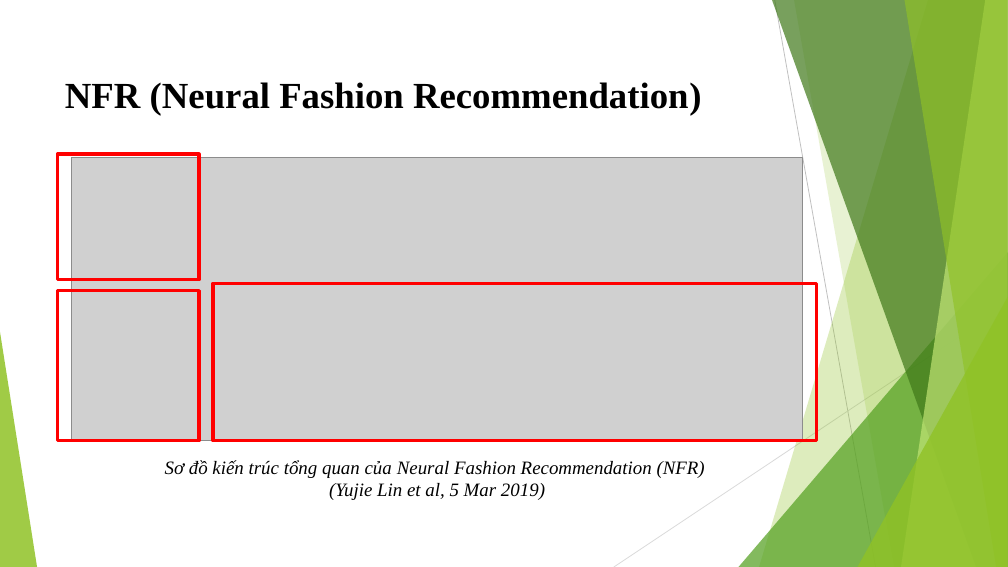
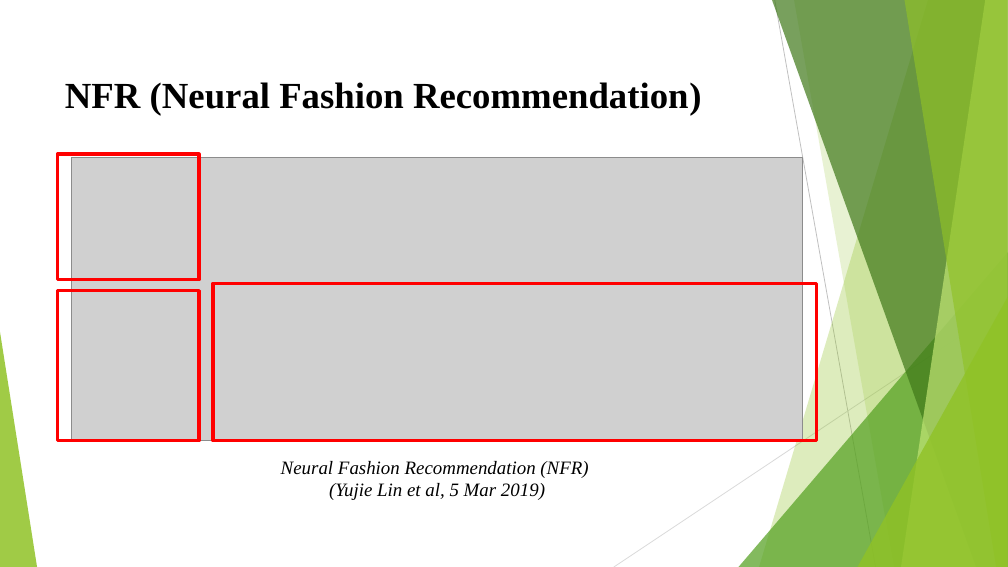
Before and after one commit to trungpham2701/KLTN-CommentGenerationForOutfit, a slide deck: slide 7 of BaoCaoKLTN.pptx. Drawn at 1008x567 pixels with LibreOffice and Linux fonts; fonts in the diff are those of the drawing; grey boxes stand for pictures. Boxes give left, top, right and bottom in pixels: in the first picture for what was removed or moved away, otherwise in the second. Text is boxed around its words. In the diff, an @@ line names an element or a change of style, - is before the commit and + after.

```diff
--- a/BaoCaoKLTN.pptx
+++ b/BaoCaoKLTN.pptx
@@ text "Neural Fashion Recommendation (NFR)": place and size @@
-text "Neural Fashion Recommendation (NFR)" at <box>165,460,705,500</box>
+text "Neural Fashion Recommendation (NFR)" at <box>281,461,588,500</box>
@@ text at <box>281,461,588,478</box>: text changed @@
-Sơ đồ kiến trúc tổng quan của Neural Fashion Recommendation (NFR)
+Neural Fashion Recommendation (NFR)
```
Also in this commit, not shown: 14 other slides changed, 6 slides added, 6 slides removed.
